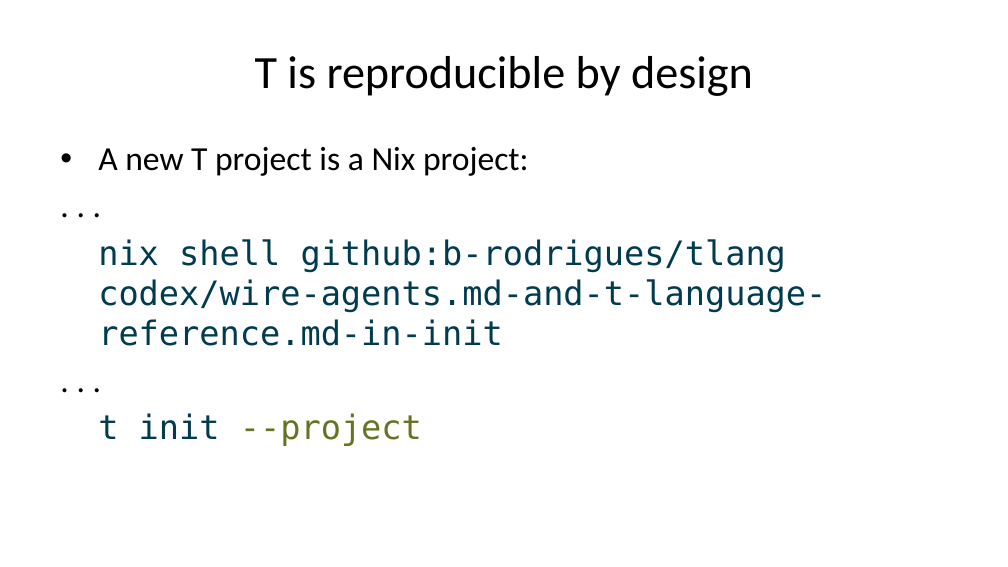
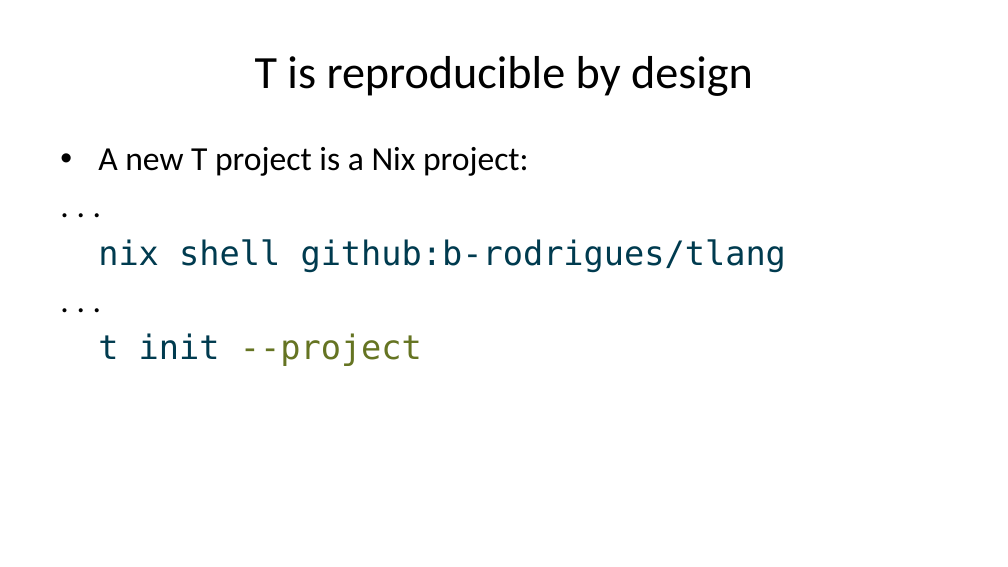
Before and after one commit to b-rodrigues/repro_r_pharma, a slide deck: slide 19 of docs/index.pptx (slide 18 before the commit). Drawn at 1008x567 pixels with LibreOffice and Linux fonts; fonts in the diff are those of the drawing. Boxes give left, top, right and bottom in pixels: in the first picture for what was removed or moved away, otherwise in the second. Text is boxed around its words. In the diff, an @@ line names an element or a change of style, - is before the commit and + after.

```diff
--- a/docs/index.pptx
+++ b/docs/index.pptx
@@ text at <box>98,239,786,272</box>: text changed @@
-nix shell github:b-rodrigues/tlang codex/wire-agents.md-and-t-language-reference.md-in-init
+nix shell github:b-rodrigues/tlang
```
Also in this commit, not shown: 1 slide added, 12 other files.
